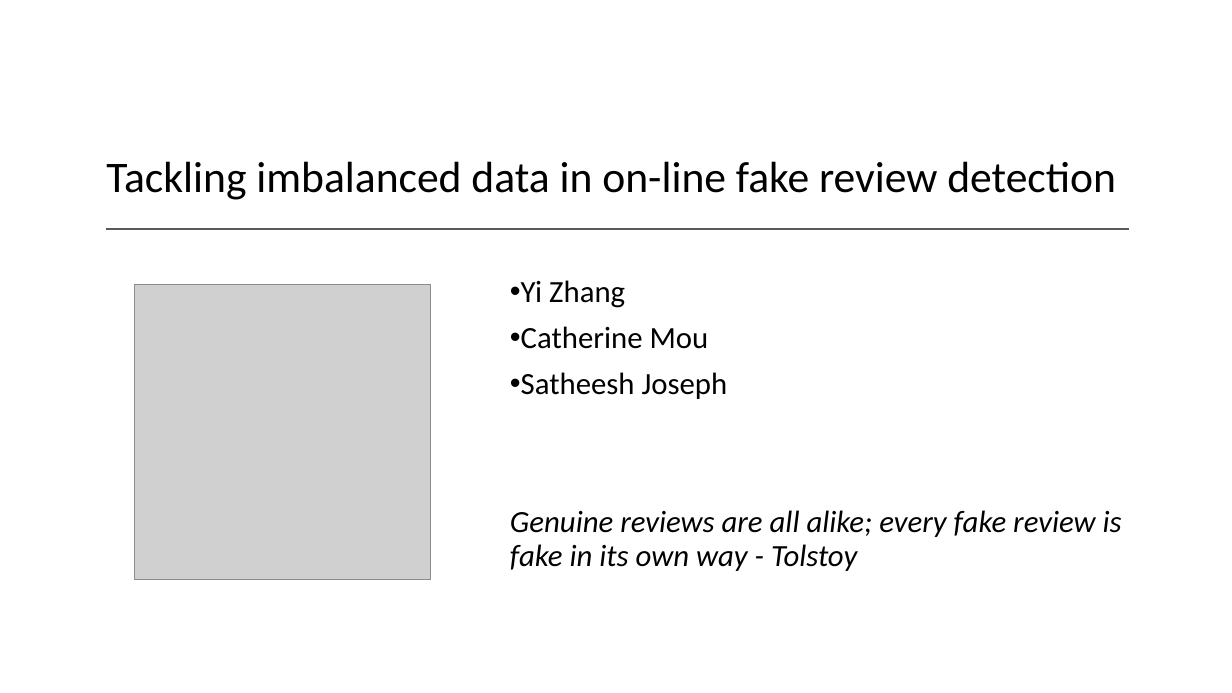
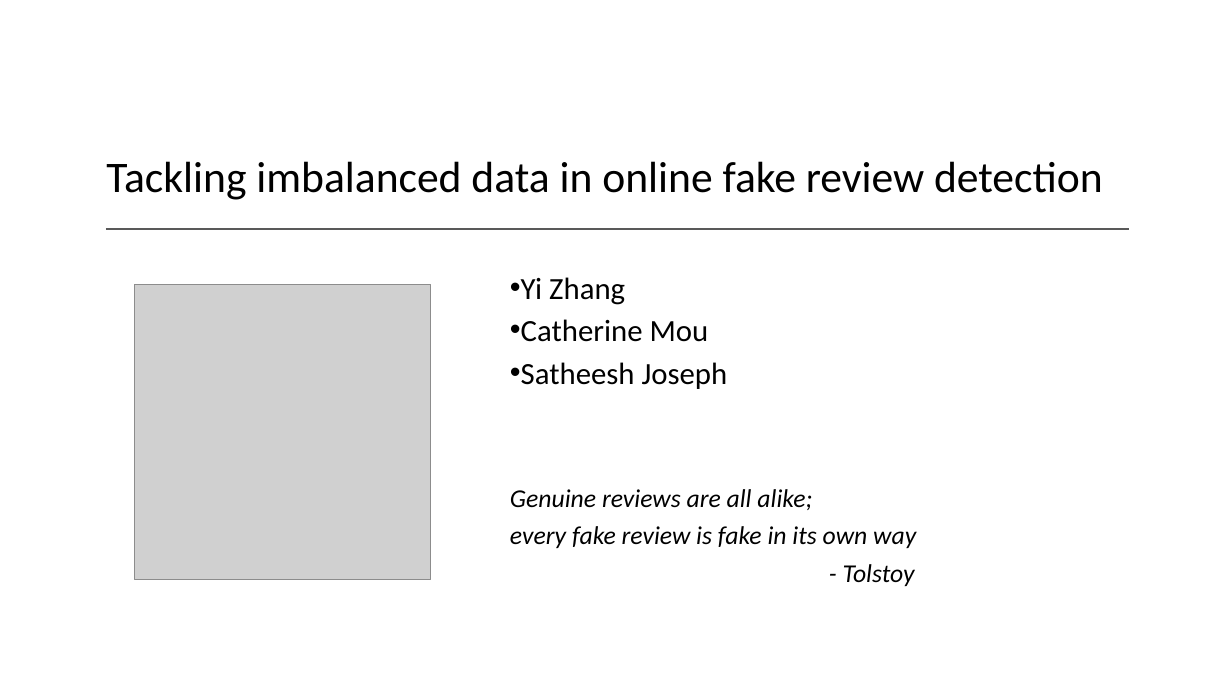
Before and after one commit to yizhang7210/w266-final-project, a slide deck: slide 1 of w266.pptx. Drawn at 1232x693 pixels with LibreOffice and Linux fonts; fonts in the diff are those of the drawing; grey boxes stand for pictures. Boxes give left, top, right and bottom in pixels: in the first picture for what was removed or moved away, otherwise in the second. Text is boxed around its words. In the diff, an @@ line names an element or a change of style, - is before the commit and + after.

```diff
--- a/w266.pptx
+++ b/w266.pptx
@@ title at box(106, 161, 1103, 200): text changed @@
-Tackling imbalanced data in on-line fake review detection
+Tackling imbalanced data in online fake review detection
@@ subtitle at box(521, 277, 728, 389): line spacing 0.9 to 0.8 @@
@@ subtitle at box(510, 489, 916, 586): text changed; size 24 to 20 pt @@
-Genuine reviews are all alike; every fake review is fake in its own way - Tolstoy
+Genuine reviews are all alike;
+every fake review is fake in its own way
+- Tolstoy
```
Also in this commit, not shown: 7 other slides changed, 3 slides added, 4 other files.
